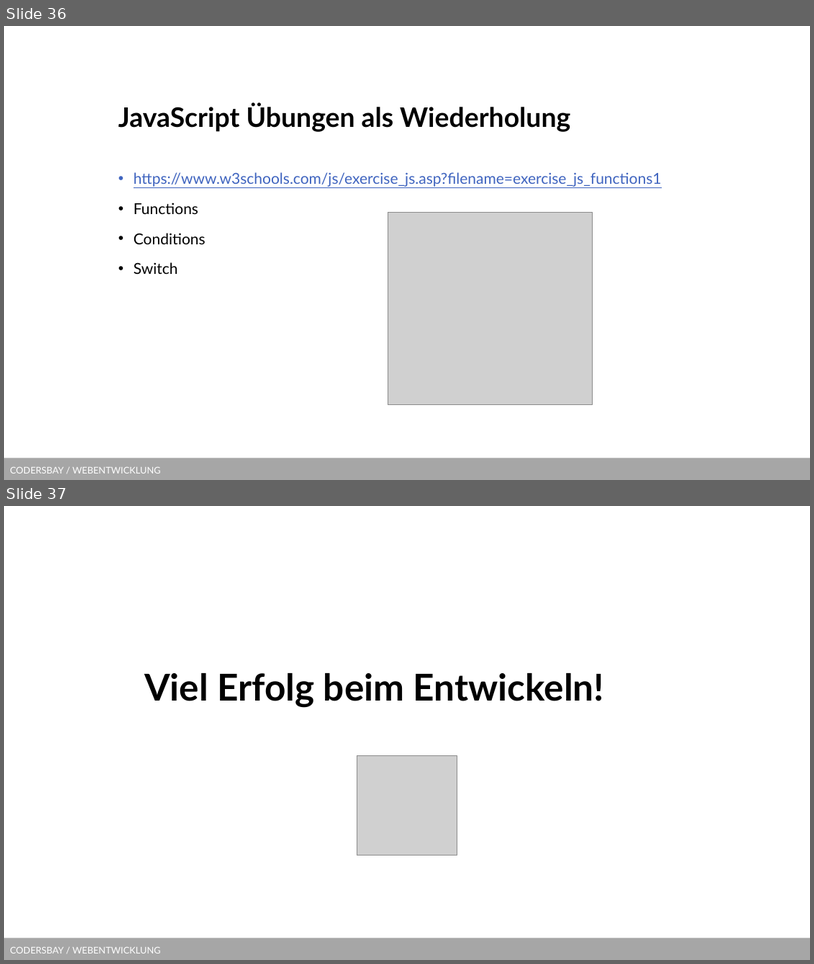
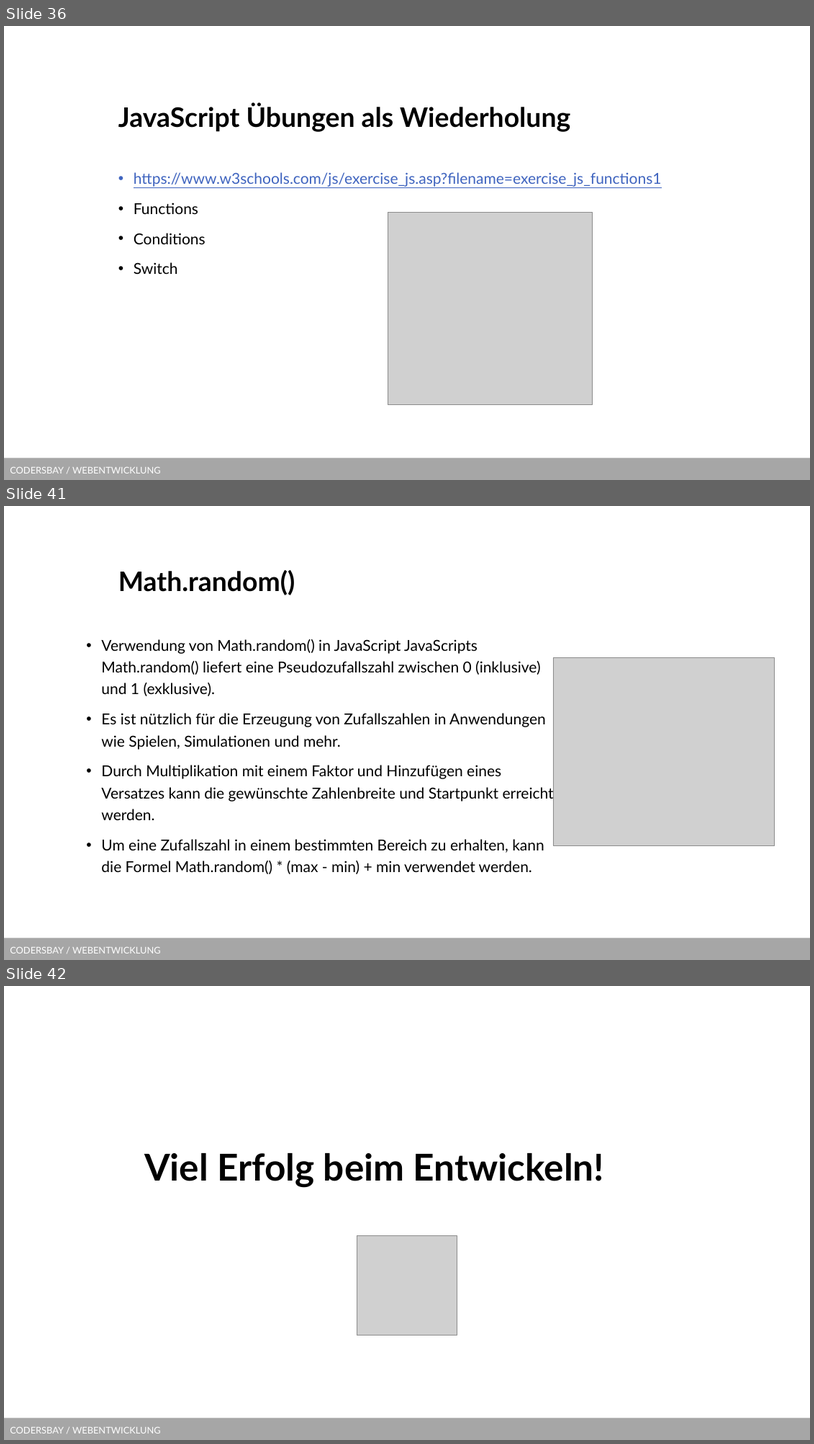
Before and after one commit to kodo89/Webentwicklung_23_24, a slide deck: 7. Javascript/Slides/JS Grundlagen 2.pptx. Shown one above the other, each under a label of ours: slides 36 and 37 before the commit, slides 36, 41 and 42 after it; the slides between them are not shown. The pictures are 814x964 and 814x1444 pixels, drawn with LibreOffice and Linux fonts; fonts in the diff are those of the drawing; grey boxes stand for pictures; background and template pictures are left out. Boxes give left, top, right and bottom in pixels: in the first picture for what was removed or moved away, otherwise in the second. Text is boxed around its words. In the diff, an @@ line names an element or a change of style, - is before the commit and + after.

```diff
--- a/7. Javascript/Slides/JS Grundlagen 2.pptx
+++ b/7. Javascript/Slides/JS Grundlagen 2.pptx
@@ slide 41 added at (4,506,810,960), background #FFFFFF; not listed: 1 template element that a slide beside it also shows @@
@@ title added at (118,570,295,595), 32 pt, text #000000, bold @@
+Math.random()
@@ text added at (101,639,554,874), 18 pt, text #000000 @@
+• Verwendung von Math.random() in JavaScript JavaScripts Math.random() liefert eine Pseudozufallszahl zwischen 0 (inklusive) und 1 (exklusive).
+• Es ist nützlich für die Erzeugung von Zufallszahlen in Anwendungen wie Spielen, Simulationen und mehr.
+• Durch Multiplikation mit einem Faktor und Hinzufügen eines Versatzes kann die gewünschte Zahlenbreite und Startpunkt erreicht werden.
+• Um eine Zufallszahl in einem bestimmten Bereich zu erhalten, kann die Formel Math.random() * (max - min) + min verwendet werden.
@@ picture added at (553,658,775,845) @@
@@ what was slide 37 is now slide 42 @@
```
Also in this commit, not shown: 4 other slides added, 2 other files.
